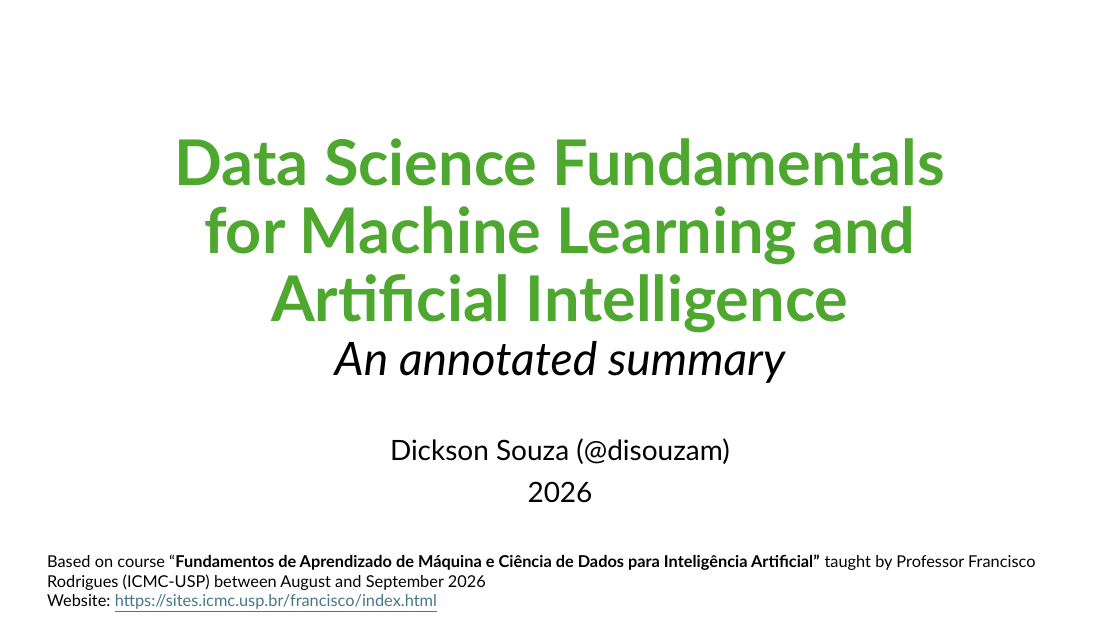
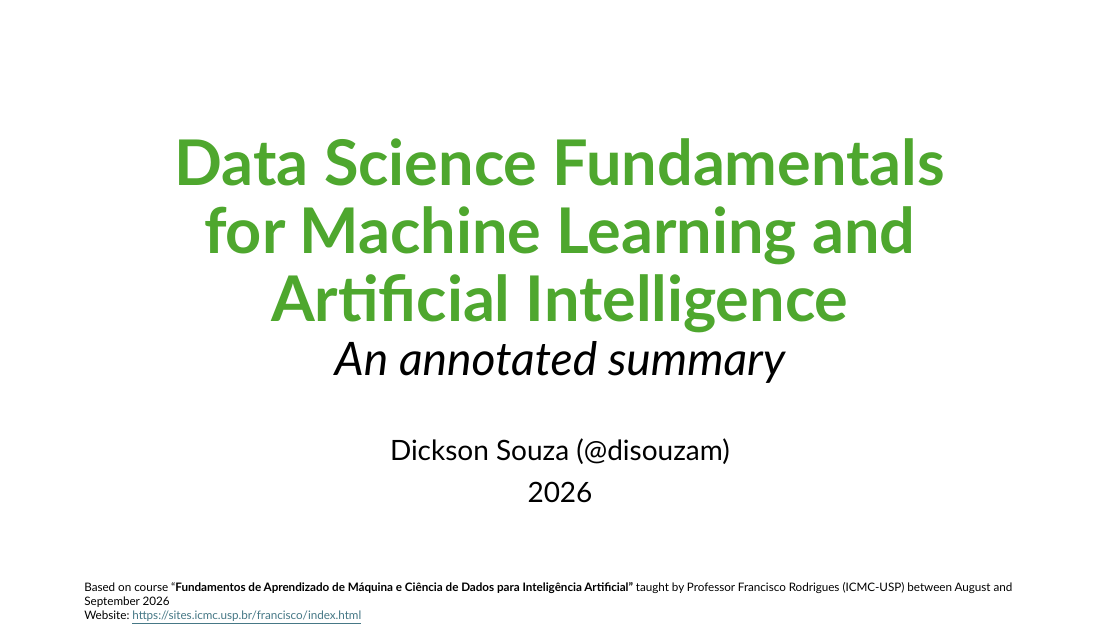
Before and after one commit to disouzam/fundamentos-de-aprendizado-maquina-e-ciencia-de-dados-para-inteligencia-artificial, a slide deck: slide 1 of capstone-project-and-presentation/presentation.pptx. Drawn at 1120x630 pixels with LibreOffice and Linux fonts; fonts in the diff are those of the drawing. Boxes give left, top, right and bottom in pixels: in the first picture for what was removed or moved away, otherwise in the second. Text is boxed around its words. In the diff, an @@ line names an element or a change of style, - is before the commit and + after.

Commit message:
Updates from 2026-09-24 - definition of data science, some screenshots from YouTube videos, formatting slide master

```diff
--- a/capstone-project-and-presentation/presentation.pptx
+++ b/capstone-project-and-presentation/presentation.pptx
@@ text "Based on course “Fundamentos de ...": place and size @@
-text "Based on course “Fundamentos de ..." at bbox=[47, 554, 1035, 609]
+text "Based on course “Fundamentos de ..." at bbox=[84, 582, 1013, 621]
@@ text "Based on course “Fundamentos de ..." at bbox=[84, 582, 1013, 621]: size 14 to 10 pt @@
```
Also in this commit, not shown: 1 other slide changed, 2 slides added.
